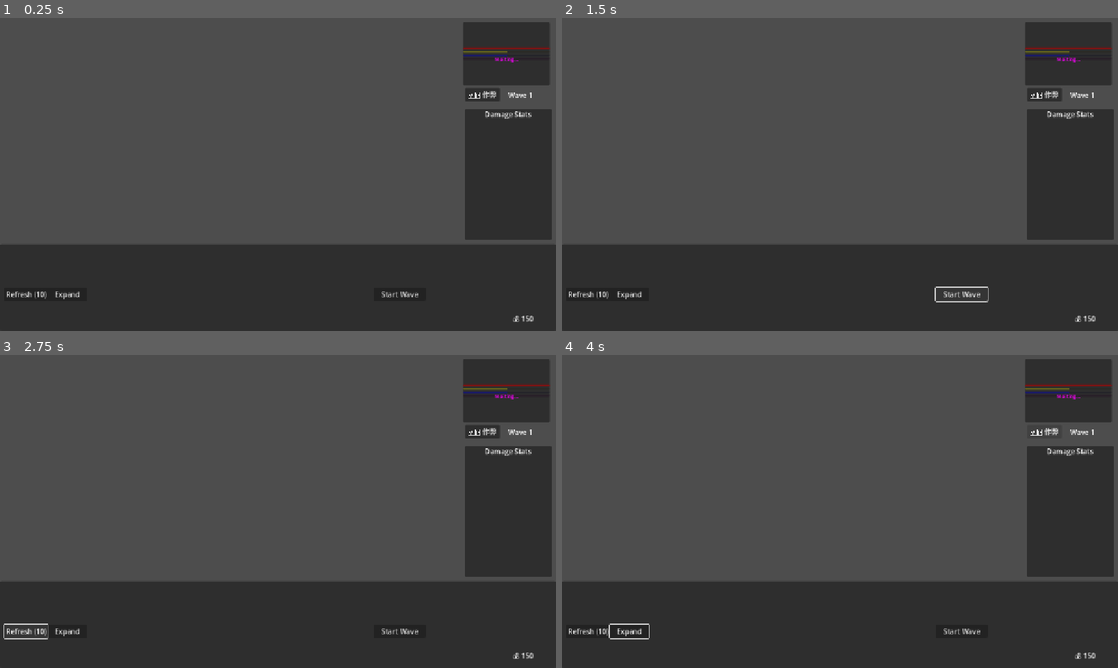
Above: before the commit, frames 1-4 (two rows, left to right).
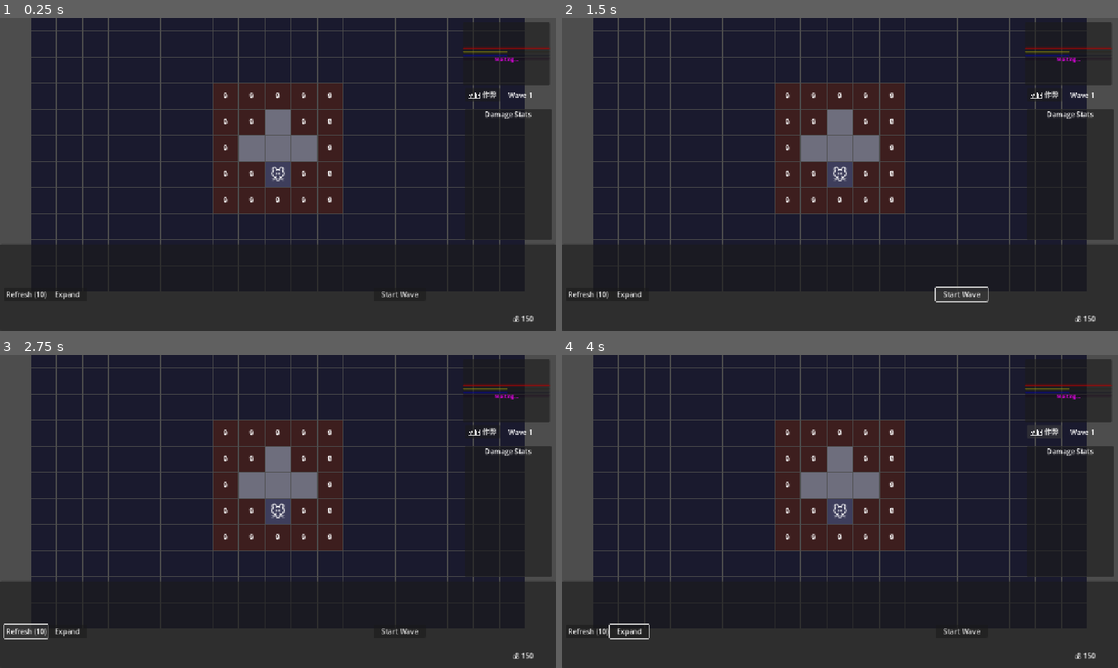
Above: after the commit, the same moments.

Repository: seekerzz/tower-html
Game: Godot game, scene res://src/Scenes/Game/MainGame.tscn
The game is run twice, just before and just after one commit, with the same random seed, the same clock (stepped at 60 frames per second) and the same inputs. The project has no main scene, so this scene is started directly.
Inputs:
- Up to frame 1 (0.25 s): no input
- Up to frame 2 (1.5 s): click "Start Wave" at 0.5 s; click "Start Wave" at 1.25 s
- Up to frame 3 (2.75 s): click "Refresh (10)" at 2 s
- Up to frame 4 (4 s): click "Expand" at 2.75 s; click "🛠️ 作弊" at 3.5 s

The runs differ from the first frame. In frame 1, 54% of the frame differs, in the area x 5-95%, y 0-73%; in frame 2, 54%; in frame 3, 54%; in frame 4, 54%.
Error before the commit: Parse Error: Function "unlock_core_tile" has the same name as a previously declared function. (res://src/Scripts/GridManager.gd:280)
Error after the commit: Invalid assignment of property or key 'combat_manager' with value of type 'Node2D (CombatManager.gd)' on a base object of type 'Node (GameManager.gd)'. (res://…

Commit message:
Fix duplicate unlock_core_tile function in GridManager.gd
Merged two conflicting definitions of unlock_core_tile into a single function using Vector2i signature.
Consolidated logic for unlocking core tiles, including cost deduction, state updates, and emitting the grid_updated signal.
Updated is_core_locked and is_in_core_zone to correctly handle core_locked and core_unlocked tile types.

Diff:
--- a/src/Scripts/GridManager.gd
+++ b/src/Scripts/GridManager.gd
@@ -73,25 +73,6 @@
 
 			create_tile(x, y, type)
 
-func unlock_core_tile(x: int, y: int):
-	var key = get_tile_key(x, y)
-	if unlocked_core_tiles.has(key): return # Already unlocked
-
-	# Logic to deduct cost should be here or handled by caller?
-	# The task says "deduct cost and update state".
-	# Assuming GameManager handles the economy, I might need to access it.
-	# For now, I'll just focus on state update as per strict instruction "interface".
-	# If cost is needed, I'll check if GameManager has money.
-
-	if GameManager.gold >= expansion_cost:
-		GameManager.gold -= expansion_cost
-		unlocked_core_tiles[key] = true
-		if tiles.has(key):
-			tiles[key].set_type("core_unlocked")
-
-		# Increase cost for next expansion?
-		expansion_cost += 10
-		grid_updated.emit()
 
 func create_tile(x: int, y: int, type: String = "normal"):
 	var key = get_tile_key(x, y)
@@ -250,7 +231,7 @@
 func is_in_core_zone(pos: Vector2i) -> bool:
 	var key = get_tile_key(pos.x, pos.y)
 	if tiles.has(key):
-		return tiles[key].type == "core" or tiles[key].type == "core_zone"
+		return tiles[key].type == "core" or tiles[key].type == "core_zone" or tiles[key].type == "core_unlocked"
 	return false
 
 func is_core_locked(pos: Vector2i) -> bool:
@@ -258,6 +239,7 @@
 	if not tiles.has(key): return false
 
 	var tile = tiles[key]
+	if tile.type == "core_locked": return true
 	if tile.type != "wilderness": return false
 
 	# Check adjacency to core/core_zone
@@ -272,7 +254,7 @@
 		var n_key = get_tile_key(n_pos.x, n_pos.y)
 		if tiles.has(n_key):
 			var n_tile = tiles[n_key]
-			if n_tile.type == "core" or n_tile.type == "core_zone":
+			if n_tile.type == "core" or n_tile.type == "core_zone" or n_tile.type == "core_unlocked":
 				return true
 
 	return false
@@ -285,9 +267,13 @@
 		return
 
 	var key = get_tile_key(pos.x, pos.y)
-	var tile = tiles[key]
-	tile.type = "core_zone"
-	tile.update_visuals()
+	unlocked_core_tiles[key] = true
+
+	if tiles.has(key):
+		tiles[key].set_type("core_unlocked")
+
+	expansion_cost += 10
+	grid_updated.emit()
 	print("Unlocked tile at ", pos)
 
 func can_place_unit(x: int, y: int, w: int, h: int, exclude_unit = null) -> bool:
